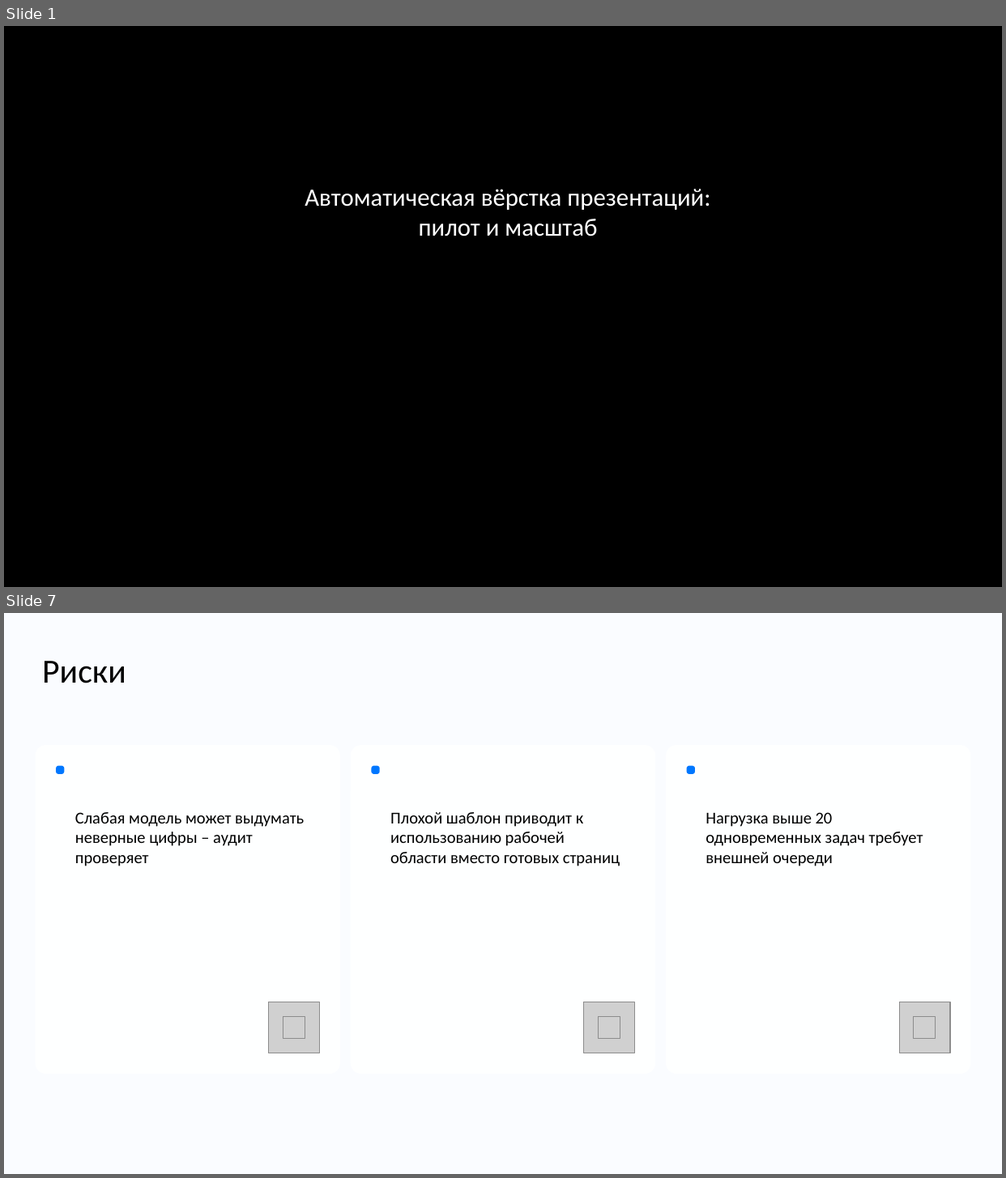
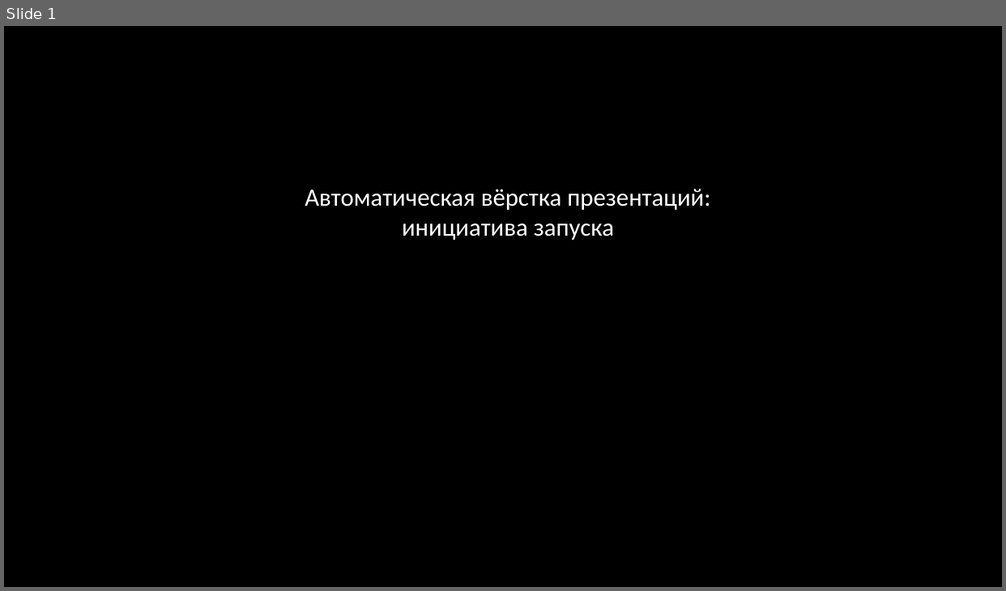
Before and after one commit to DiFoxenGit/-VKTechHackathon, a slide deck: samples/VK_Tech_шаблон__classic.pptx. Shown one above the other, each under a label of ours: slides 1 and 7 before the commit, slide 1 after it; the slides between them are not shown. The pictures are 1006x1178 and 1006x591 pixels, drawn with LibreOffice and Linux fonts; fonts in the diff are those of the drawing; grey boxes stand for pictures; background and template pictures are left out. Boxes give left, top, right and bottom in pixels: in the first picture for what was removed or moved away, otherwise in the second. Text is boxed around its words. In the diff, an @@ line names an element or a change of style, - is before the commit and + after.

```diff
--- a/samples/VK_Tech_шаблон__classic.pptx
+++ b/samples/VK_Tech_шаблон__classic.pptx
@@ slide 7 removed at [4, 613, 1002, 1174], background #FAFCFF @@
@@ text removed at [42, 661, 126, 683] @@
-Риски
@@ rounded rectangle removed at [35, 745, 340, 1074] @@
@@ rounded rectangle removed at [351, 745, 655, 1074] @@
@@ rounded rectangle removed at [666, 745, 971, 1074] @@
@@ rounded rectangle removed at [56, 765, 64, 773] @@
@@ rounded rectangle removed at [371, 765, 379, 773] @@
@@ rounded rectangle removed at [687, 765, 695, 773] @@
@@ text removed at [75, 812, 304, 867] @@
-Слабая модель может выдумать неверные цифры – аудит проверяет
@@ text removed at [390, 812, 620, 867] @@
-Плохой шаблон приводит к использованию рабочей области вместо готовых страниц
@@ text removed at [705, 812, 923, 867] @@
-Нагрузка выше 20 одновременных задач требует внешней очереди
@@ picture removed at [268, 1002, 319, 1053] @@
@@ picture removed at [283, 1017, 305, 1039] @@
@@ picture removed at [584, 1002, 635, 1053] @@
@@ picture removed at [598, 1017, 620, 1039] @@
@@ picture removed at [899, 1002, 950, 1053] @@
@@ picture removed at [913, 1017, 935, 1039] @@
@@ slide 1 changed as well @@
@@ text at [305, 189, 710, 240]: text changed @@
-Автоматическая вёрстка презентаций: пилот и масштаб
+Автоматическая вёрстка презентаций: инициатива запуска
```
Also in this commit, not shown: 1 other slide changed, 10 slides added, 7 other slides removed, 21 other files.
